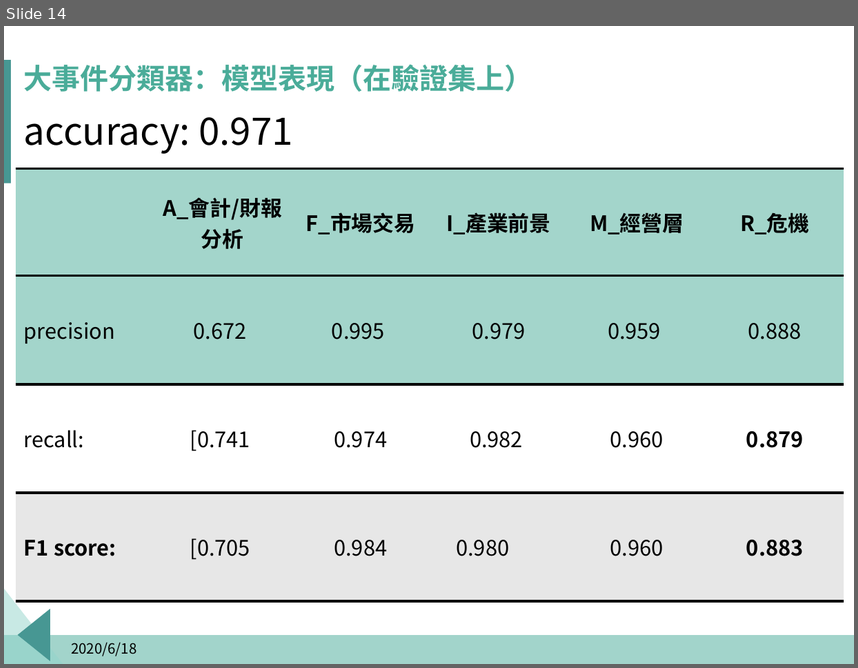
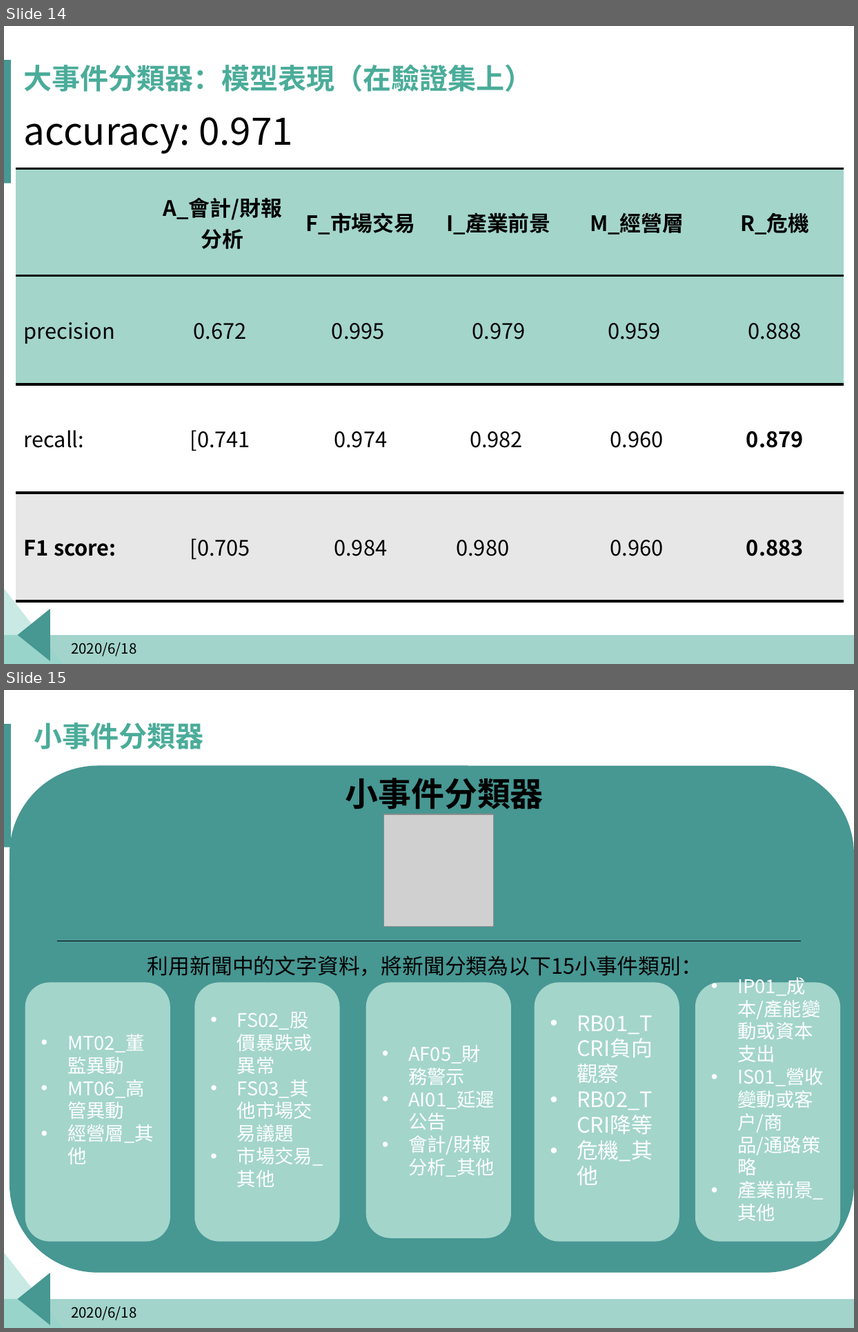
Before and after one commit to p314008dsa/Text-mining, a slide deck: Fintech.pptx. Shown one above the other, each under a label of ours: slide 14 before the commit, slides 14 and 15 after it. The pictures are 858x668 and 858x1332 pixels, drawn with LibreOffice and Linux fonts; fonts in the diff are those of the drawing; grey boxes stand for pictures; background and template pictures are left out. Boxes give left, top, right and bottom in pixels: in the first picture for what was removed or moved away, otherwise in the second. Text is boxed around its words. In the diff, an @@ line names an element or a change of style, - is before the commit and + after.

```diff
--- a/Fintech.pptx
+++ b/Fintech.pptx
@@ slide 15 added at [4, 690, 854, 1328], background #FFFFFF; not listed: 4 template elements that a slide beside it also shows @@
@@ title added at [34, 722, 204, 749], 24 pt, text #4AAC99, bold @@
+小事件分類器
@@ rounded rectangle added at [10, 766, 854, 1272], fill #479793 @@
@@ text added at [346, 778, 544, 814], 28 pt, text #000000, bold @@
+小事件分類器
@@ picture added at [384, 814, 494, 926] @@
@@ line added from (56, 940) to (802, 940), #000000 0.5 pt @@
@@ text added at [148, 956, 702, 976], 18 pt, text #000000 @@
+利用新聞中的文字資料，將新聞分類為以下15小事件類別：
@@ rounded rectangle added at [26, 983, 170, 1240], fill #A3D5CB, outline #A3D5CB 1 pt, 16 pt, text #FFFFFF @@
+• MT02_董監異動
+• MT06_高管異動
+• 經營層_其他
@@ rounded rectangle added at [195, 983, 339, 1240], fill #A3D5CB, outline #A3D5CB 1 pt, 16 pt, text #FFFFFF @@
+• FS02_股價暴跌或異常
+• FS03_其他市場交易議題
+• 市場交易_其他
@@ rounded rectangle added at [367, 983, 510, 1236], fill #A3D5CB, outline #A3D5CB 1 pt, 16 pt, text #FFFFFF @@
+• AF05_財務警示
+• AI01_延遲公告
+• 會計/財報分析_其他
@@ rounded rectangle added at [535, 983, 679, 1240], fill #A3D5CB, outline #A3D5CB 1 pt, 18 pt, text #FFFFFF @@
+• RB01_TCRI負向觀察
+• RB02_TCRI降等
+• 危機_其他
@@ rounded rectangle added at [696, 983, 840, 1240], fill #A3D5CB, outline #A3D5CB 1 pt, 16 pt, text #FFFFFF @@
+• IP01_成本/產能變動或資本支出
+• IS01_營收變動或客戶/商品/通路策略
+• 產業前景_其他
@@ text added at [71, 1305, 137, 1320], 12 pt, text #000000 @@
+2020/6/18
```
Also in this commit, not shown: 3 other slides added.
